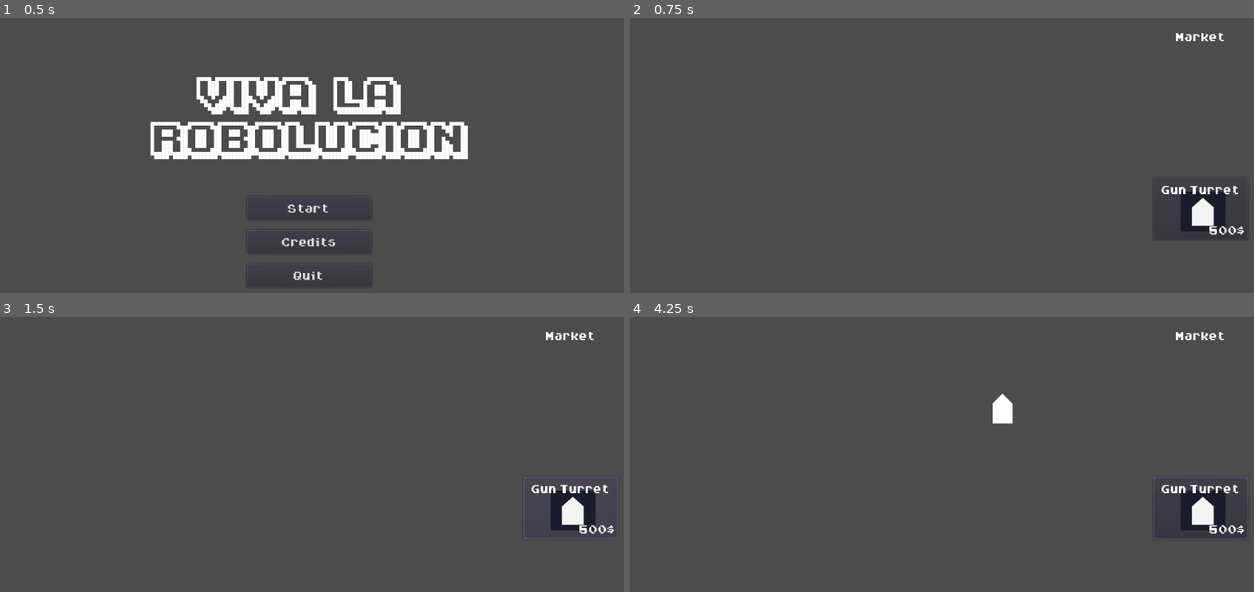
Above: before the commit, frames 1-4 (two rows, left to right).
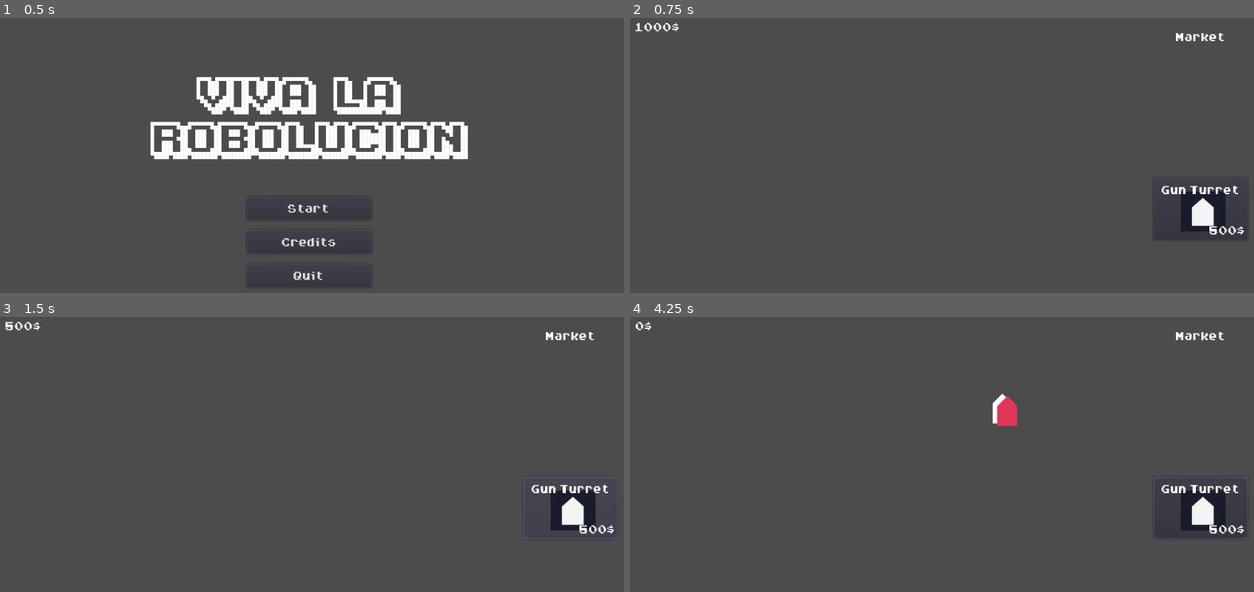
Above: after the commit, the same moments.

Repository: Godot-Wild-Jam-22-Team/TowerDefense
Game: Godot game, scene res://GUI/StartScreen.tscn
Same seed, same stepped clock (60 frames per second), same inputs: the game is played once before the commit and once after it.
Inputs (mouse positions are in pixels of both pictures, inside the frame that each line leads up to):
- Up to frame 1 (0.5 s): no input
- Up to frame 2 (0.75 s): click "Start" at 0.5 s
- Up to frame 3 (1.5 s): click "Gun Turret" at 1.25 s
- Up to frame 4 (4.25 s): click "Gun Turret" at 2 s; click "Gun Turret" at 2.75 s; tap Enter at 3.5 s; drag from (1197, 506) to (1004, 413) at 3.52 s

Frame 1 is identical in both runs. In frame 2, 0.1% of the frame differs, in the area x 0-8%, y 1-5%; in frame 3, 0.1%; in frame 4, 0.3%, in the area x 0-63%, y 1-40%.

Commit message:
Added purchase logic
Wallet, label and check

Diff:
--- a/GWJ22/Defenses/DraggableObject.gd
+++ b/GWJ22/Defenses/DraggableObject.gd
@@ -55,12 +55,14 @@
 			adjust_position(previous_position)
 
 func cancel_purchase() -> void:
+	_start_flash()
 	adjust_position(start_position)
 
 func adjust_position(end_position: Vector2) -> void:
 	var duration = 2.0
 	$Tween.interpolate_property(self, "global_position",
 	global_position, end_position, duration, Tween.TRANS_QUAD,Tween.EASE_IN_OUT)
+	$Tween.start()
 	pass
 
 # Manage collisions while dragging
@@ -78,14 +80,14 @@
 	if _droppable:
 		_reset_flash()
 	else:
-		_start_tween()
+		_start_flash()
 
 func _reset_flash() -> void:
 	$Tween.stop_all()
 	$Placeholder.modulate = Color.white
 	$Sprite.modulate = Color.white
 
-func _start_tween():
+func _start_flash():
 	$Tween.interpolate_property(
 		$Placeholder, #$Sprite,
 		"modulate",
@@ -105,4 +107,4 @@
 			_reset_flash()
 	if key == ":modulate": #flashing color
 		flashing_colors.invert()
-		_start_tween()
+		_start_flash()
--- a/GWJ22/Game.gd
+++ b/GWJ22/Game.gd
@@ -1,10 +1,15 @@
 extends Node
 
+onready var wallet : Wallet = $Wallet
 onready var pause_menu := $PauseScreen/PauseMenu
 onready var marketplace := $MarketLayer/Marketplace
-# Called when the node enters the scene tree for the first time.
+
+enum State {WAVE, MARKET}
+var current_state = State.MARKET
+
 func _ready() -> void:
-	marketplace.connect("instance_item", self, "add_defense")
+	wallet.intialize(1000.0)
+	marketplace.connect("instance_item", self, "drag_defense")
 	pass # Replace with function body.
 
 func _unhandled_input(event: InputEvent) -> void:
@@ -17,11 +22,17 @@
 		set_process_input(true)
 		get_tree().paused = false
 
-func add_defense(item_scene: PackedScene) -> void:
-	var new_defense = item_scene.instance()
+func drag_defense(item_scene: PackedScene) -> void:
+	var new_defense : DraggableObject = item_scene.instance()
 	$Defenses.add_child(new_defense)
 	new_defense.initialize($Navigation2D.get_global_mouse_position(), true)
+	#not yet dropped
+	new_defense.connect("dropped", self, "drop_defense")
 
-# Called every frame. 'delta' is the elapsed time since the previous frame.
-#func _process(delta: float) -> void:
-#	pass
+func drop_defense(object: DraggableObject, price: float) -> void:
+	if not wallet.remove_amount(price):
+		object.cancel_purchase()
+		print("Cancel purchase")
+		return
+	#call adjust position using tile map coordinates
+	object.connect("", self, "") #connect shot signal here
--- a/GWJ22/Game.tscn
+++ b/GWJ22/Game.tscn
@@ -1,9 +1,11 @@
-[gd_scene load_steps=5 format=2]
+[gd_scene load_steps=7 format=2]
 
 [ext_resource path="res://Game.gd" type="Script" id=1]
 [ext_resource path="res://GUI/PauseMenu.tscn" type="PackedScene" id=2]
 [ext_resource path="res://GUI/Marketplace.tscn" type="PackedScene" id=3]
 [ext_resource path="res://Wallet.gd" type="Script" id=4]
+[ext_resource path="res://Assets/Themes/Base_theme.tres" type="Theme" id=5]
+[ext_resource path="res://WalletLabel.gd" type="Script" id=6]
 
 [node name="Game" type="Node"]
 script = ExtResource( 1 )
@@ -25,7 +27,26 @@
 
 [node name="MarketLayer" type="CanvasLayer" parent="."]
 
+[node name="MarketHUD" type="Control" parent="MarketLayer"]
+anchor_right = 1.0
+theme = ExtResource( 5 )
+__meta__ = {
+"_edit_use_anchors_": false
+}
+
+[node name="WalletLabel" type="Label" parent="MarketLayer/MarketHUD"]
+margin_left = 24.0
+margin_top = 16.0
+margin_right = 96.0
+margin_bottom = 38.0
+text = "1000$"
+script = ExtResource( 6 )
+__meta__ = {
+"_edit_use_anchors_": false
+}
+
 [node name="Marketplace" parent="MarketLayer" instance=ExtResource( 3 )]
 
 [node name="Wallet" type="Node" parent="."]
 script = ExtResource( 4 )
+[connection signal="amount_changed" from="Wallet" to="MarketLayer/MarketHUD/WalletLabel" method="_on_Wallet_amount_changed"]
--- a/GWJ22/Wallet.gd
+++ b/GWJ22/Wallet.gd
@@ -4,17 +4,20 @@
 
 signal amount_changed(value)
 
-export (float) var _amount := 1000.0 setget set_amount
+export (float) var _amount := 0.0 setget set_amount
 
-func add_amount(value) -> void:
+func intialize(value:float) -> void:
+	self._amount = value
+
+func add_amount(value: float) -> void:
 	self._amount += value
 
-func remove_amount(value) -> bool:
+func remove_amount(value: float) -> bool:
 	if value > _amount:
 		return false
 	self._amount -= value
 	return true
 
-func set_amount(value) -> void:
+func set_amount(value: float) -> void:
 	_amount = max(0.0, value)
 	emit_signal("amount_changed", _amount)
--- /dev/null
+++ b/GWJ22/WalletLabel.gd
@@ -0,0 +1,6 @@
+extends Label
+
+
+
+func _on_Wallet_amount_changed(value) -> void:
+	text = str(value) + "$"
